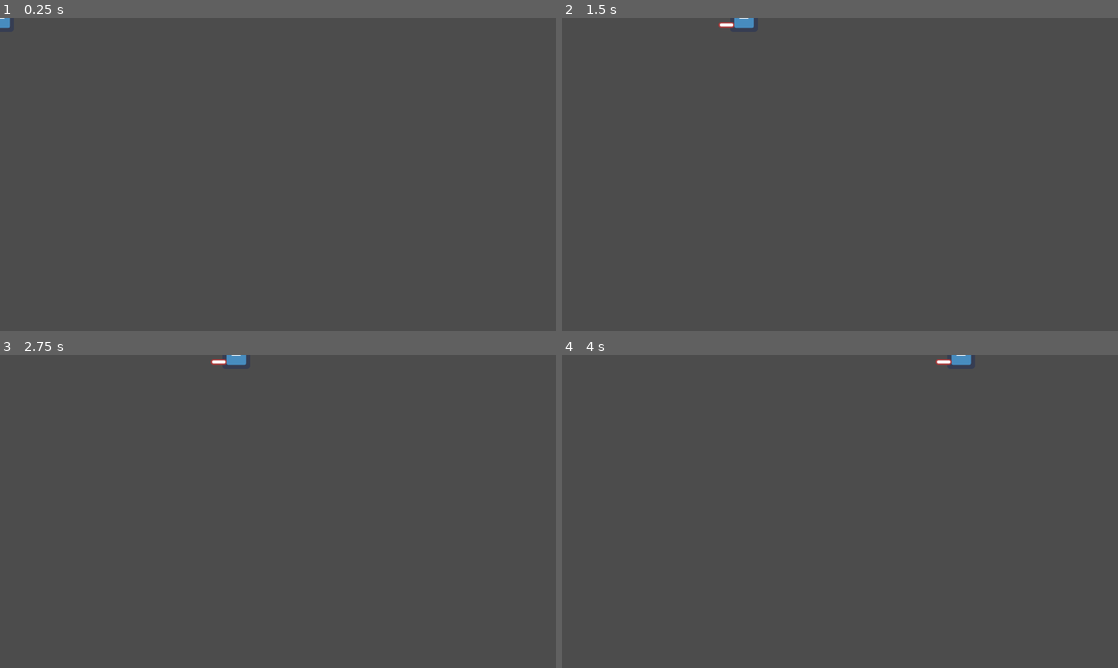
Above: before the commit, frames 1-4 (two rows, left to right).
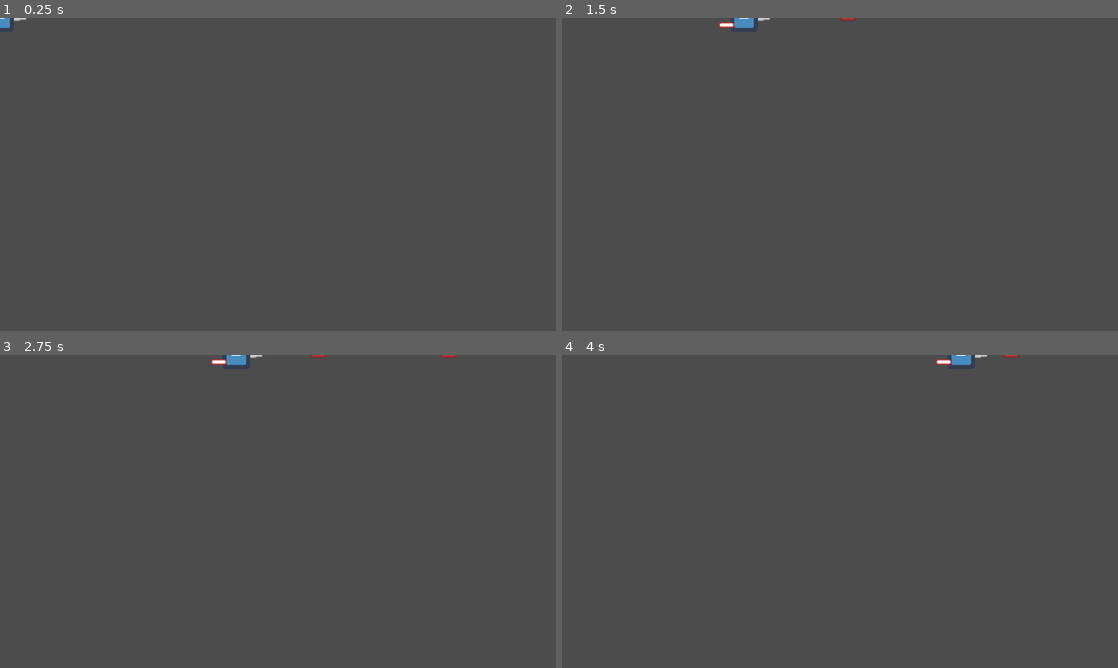
Above: after the commit, the same moments.

Repository: fguillen/FlyingCandies
Game: Godot game, scene res://Player.tscn
The game is run twice, just before and just after one commit, with the same random seed, the same clock (stepped at 60 frames per second) and the same inputs. This scene is started directly instead of the project's main scene. The engine's default icon, where the game draws it, is replaced by a stand-in: a white triangle on a blue panel in a dark square.
Inputs:
- Up to frame 1 (0.25 s): no input
- Up to frame 2 (1.5 s): tap Enter (ui_accept) at 0.5, 1.35 s; hold Enter (ui_accept) 0.53-1.28 s; hold Right (ui_right) from 0.53 s (still down)
- Up to frame 3 (2.75 s): tap Enter (ui_accept) at 1.52, 1.82 s; release Right (ui_right) at 2.03 s; hold Left (ui_left) from 2.03 s (still down); hold Enter (ui_accept) from 2.03 s (still down)
- Up to frame 4 (4 s): release Left (ui_left) at 2.78 s; release Enter (ui_accept) at 2.78 s; hold Right (ui_right) from 2.78 s (still down); tap Enter (ui_accept) at 2.85, 3.02, 3.32 s; hold Enter (ui_accept) from 3.53 s (still down)

The runs differ from the first frame. In frame 1, less than 0.1% of the frame differs, in the area x 2-5%, y 0-1%; in frame 2, less than 0.1%; in frame 3, less than 0.1%, in the area x 45-83%, y 0-1%; in frame 4, less than 0.1%.

Commit message:
Weapon management

Diff:
--- a/StateMachine/Character.gd
+++ b/Character/Character.gd
@@ -6,9 +6,11 @@
 export var input_manager_path := NodePath()
 export var movement_manager_path := NodePath()
 export var animation_player_path := NodePath()
+export var weapon_manager_path := NodePath()
 
 
 onready var input_manager: InputManager = get_node(input_manager_path)
 onready var movement_manager: MovementManager = get_node(movement_manager_path)
 onready var animation_player: AnimationPlayer = get_node(animation_player_path)
 onready var state_machine: StateMachine = get_node(state_machine_path)
+onready var weapon_manager: WeaponManager = get_node(weapon_manager_path)
--- a/StateMachine/InputManager.gd
+++ b/Character/InputManager.gd
@@ -8,6 +8,9 @@
 		Input.get_axis("ui_up", "ui_down")
 	)
 
-	result = result.clamped(1.0)
+	result = result.limit_length(1.0)
 
 	return result
+
+func is_attacking() -> bool:
+	return Input.is_action_pressed("ui_accept")
--- /dev/null
+++ b/Character/Projectile.gd
@@ -0,0 +1,2 @@
+class_name Projectile
+extends Node2D
--- a/StateMachine/StateIdle.gd
+++ b/Character/StateIdle.gd
@@ -5,12 +5,15 @@
 func enter(_msg := {}) -> void:
 	character.animation_player.play("Idle")
 
-func process(_delta: float) -> void:
+func physics_process(_delta: float) -> void:
 	character.movement_manager.direction = character.input_manager.get_move_direction()
 
 	if character.movement_manager.direction != Vector2.ZERO:
 		character.state_machine.transition_to("Move")
 		return
 
+	if character.input_manager.is_attacking():
+		character.weapon_manager.attack()
+
 	character.movement_manager.apply_friction()
 	character.movement_manager.velocity = character.move_and_slide(character.movement_manager.velocity)
--- a/StateMachine/StateMove.gd
+++ b/Character/StateMove.gd
@@ -12,6 +12,9 @@
 		character.state_machine.transition_to("Idle")
 		return
 
+	if character.input_manager.is_attacking():
+		character.weapon_manager.attack()
+
 	character.movement_manager.apply_friction()
 	character.movement_manager.apply_acceleration()
 
--- /dev/null
+++ b/Character/Weapon.gd
@@ -0,0 +1,27 @@
+class_name Weapon
+extends Node2D
+
+export(float) var reload_time: = 1.0
+
+var projectile_template
+var reloading: = false
+var reloading_timer: = Timer.new()
+
+func _ready():
+	add_child(reloading_timer)
+	reloading_timer.set_one_shot(true)
+	var _i = reloading_timer.connect("timeout", self, "_on_reloading_timer_timeout")
+
+func can_attack() -> bool:
+	return not reloading
+
+func attack() -> void:
+	reloading = true
+	reloading_timer.start(reload_time)
+
+	var projectile = projectile_template.instance()
+	get_tree().current_scene.add_child(projectile)
+	projectile.global_position = global_position
+
+func _on_reloading_timer_timeout():
+	reloading = false
--- /dev/null
+++ b/Character/WeaponManager.gd
@@ -0,0 +1,26 @@
+class_name WeaponManager
+extends Node2D
+
+var weapons: = []
+var actual_weapon:Weapon
+
+func _ready():
+	pass
+
+
+func add_weapon(weapon:Weapon) -> void:
+	if weapon.get_parent() != null:
+		weapon.get_parent().remove_child(weapon)
+
+	add_child(weapon)
+	weapon.global_position = global_position
+
+	weapons.append(weapon)
+	actual_weapon = weapon
+
+
+func attack() -> void:
+	print("WeaponManager.can_attack(): ", actual_weapon.can_attack())
+
+	if actual_weapon != null and actual_weapon.can_attack():
+		actual_weapon.attack()
--- a/Player.gd
+++ b/Player.gd
@@ -2,3 +2,9 @@
 extends Character
 
 onready var ship_engine: = $ShipEngine
+
+const WeaponDefault = preload("res://WeaponLaser.tscn")
+
+func _ready():
+	var weapon = WeaponDefault.instance()
+	weapon_manager.add_weapon(weapon)
--- a/Player.tscn
+++ b/Player.tscn
@@ -1,14 +1,15 @@
-[gd_scene load_steps=13 format=2]
+[gd_scene load_steps=14 format=2]
 
 [ext_resource path="res://icon.png" type="Texture" id=1]
-[ext_resource path="res://StateMachine/StateMachine.gd" type="Script" id=2]
-[ext_resource path="res://StateMachine/StateMove.gd" type="Script" id=3]
-[ext_resource path="res://StateMachine/StateIdle.gd" type="Script" id=4]
+[ext_resource path="res://Character/StateMachine.gd" type="Script" id=2]
+[ext_resource path="res://Character/StateMove.gd" type="Script" id=3]
+[ext_resource path="res://Character/StateIdle.gd" type="Script" id=4]
 [ext_resource path="res://Player.gd" type="Script" id=5]
-[ext_resource path="res://StateMachine/InputManager.gd" type="Script" id=6]
-[ext_resource path="res://StateMachine/MovemementManager.gd" type="Script" id=7]
+[ext_resource path="res://Character/InputManager.gd" type="Script" id=6]
+[ext_resource path="res://Character/MovemementManager.gd" type="Script" id=7]
 [ext_resource path="res://ShipEngine.gd" type="Script" id=8]
 [ext_resource path="res://Assets/laserRed04.png" type="Texture" id=9]
+[ext_resource path="res://Character/WeaponManager.gd" type="Script" id=10]
 
 [sub_resource type="RectangleShape2D" id=1]
 
@@ -49,11 +50,13 @@
 }
 
 [node name="Player" type="KinematicBody2D"]
+rotation = -0.00127678
 script = ExtResource( 5 )
 state_machine_path = NodePath("StateMachine")
 input_manager_path = NodePath("InputManager")
 movement_manager_path = NodePath("MovementManager")
 animation_player_path = NodePath("AnimationPlayer")
+weapon_manager_path = NodePath("WeaponManager")
 
 [node name="InputManager" type="Node" parent="."]
 script = ExtResource( 6 )
@@ -62,6 +65,10 @@
 script = ExtResource( 7 )
 FRICTION_DELTA = 40.0
 ACCELERATION_DELTA = 40.0
+
+[node name="WeaponManager" type="Node2D" parent="."]
+position = Vector2( 40, 0.051 )
+script = ExtResource( 10 )
 
 [node name="StateMachine" type="Node" parent="."]
 script = ExtResource( 2 )
--- /dev/null
+++ b/ProjectileLaser.gd
@@ -0,0 +1,11 @@
+class_name ProjectileLaser
+extends Projectile
+
+var direction: = Vector2.RIGHT
+var speed: = 1500.0
+
+func _ready():
+	pass
+
+func _process(delta):
+	global_position = global_position + (direction * speed * delta)
--- /dev/null
+++ b/ProjectileLaser.tscn
@@ -0,0 +1,11 @@
+[gd_scene load_steps=3 format=2]
+
+[ext_resource path="res://Assets/laserRed02.png" type="Texture" id=1]
+[ext_resource path="res://ProjectileLaser.gd" type="Script" id=2]
+
+[node name="ProjectileLaser" type="Node2D"]
+script = ExtResource( 2 )
+
+[node name="Sprite" type="Sprite" parent="."]
+rotation = 1.5708
+texture = ExtResource( 1 )
--- /dev/null
+++ b/SpaceShooterScene.tscn
@@ -0,0 +1,8 @@
+[gd_scene load_steps=2 format=2]
+
+[ext_resource path="res://Player.tscn" type="PackedScene" id=1]
+
+[node name="SpaceShooterScene" type="Node2D"]
+
+[node name="Player" parent="." instance=ExtResource( 1 )]
+position = Vector2( 216, 208 )
--- /dev/null
+++ b/WeaponLaser.gd
@@ -0,0 +1,7 @@
+class_name WeaponLaser
+extends Weapon
+
+const ProjectileLaser = preload("res://ProjectileLaser.tscn")
+
+func _ready():
+	projectile_template = ProjectileLaser
--- /dev/null
+++ b/WeaponLaser.tscn
@@ -0,0 +1,12 @@
+[gd_scene load_steps=3 format=2]
+
+[ext_resource path="res://Assets/gun07.png" type="Texture" id=1]
+[ext_resource path="res://WeaponLaser.gd" type="Script" id=2]
+
+[node name="WeaponLaser" type="Node2D"]
+script = ExtResource( 2 )
+reload_time = 0.2
+
+[node name="Sprite" type="Sprite" parent="."]
+rotation = 1.5708
+texture = ExtResource( 1 )
--- a/project.godot
+++ b/project.godot
@@ -12,7 +12,7 @@
 "base": "KinematicBody2D",
 "class": "Character",
 "language": "GDScript",
-"path": "res://StateMachine/Character.gd"
+"path": "res://Character/Character.gd"
 }, {
 "base": "KinematicBody2D",
 "class": "Cupcake",
@@ -22,17 +22,27 @@
 "base": "Node",
 "class": "InputManager",
 "language": "GDScript",
-"path": "res://StateMachine/InputManager.gd"
+"path": "res://Character/InputManager.gd"
 }, {
 "base": "Node",
 "class": "MovementManager",
 "language": "GDScript",
-"path": "res://StateMachine/MovemementManager.gd"
+"path": "res://Character/MovemementManager.gd"
 }, {
 "base": "Character",
 "class": "Player",
 "language": "GDScript",
 "path": "res://Player.gd"
+}, {
+"base": "Node2D",
+"class": "Projectile",
+"language": "GDScript",
+"path": "res://Character/Projectile.gd"
+}, {
+"base": "Projectile",
+"class": "ProjectileLaser",
+"language": "GDScript",
+"path": "res://ProjectileLaser.gd"
 }, {
 "base": "Node2D",
 "class": "ShipEngine",
@@ -42,22 +52,37 @@
 "base": "Node",
 "class": "State",
 "language": "GDScript",
-"path": "res://StateMachine/State.gd"
+"path": "res://Character/State.gd"
 }, {
 "base": "State",
 "class": "StateIdle",
 "language": "GDScript",
-"path": "res://StateMachine/StateIdle.gd"
+"path": "res://Character/StateIdle.gd"
 }, {
 "base": "Node",
 "class": "StateMachine",
 "language": "GDScript",
-"path": "res://StateMachine/StateMachine.gd"
+"path": "res://Character/StateMachine.gd"
 }, {
 "base": "State",
 "class": "StateMove",
 "language": "GDScript",
-"path": "res://StateMachine/StateMove.gd"
+"path": "res://Character/StateMove.gd"
+}, {
+"base": "Node2D",
+"class": "Weapon",
+"language": "GDScript",
+"path": "res://Character/Weapon.gd"
+}, {
+"base": "Weapon",
+"class": "WeaponLaser",
+"language": "GDScript",
+"path": "res://WeaponLaser.gd"
+}, {
+"base": "Node2D",
+"class": "WeaponManager",
+"language": "GDScript",
+"path": "res://Character/WeaponManager.gd"
 } ]
 _global_script_class_icons={
 "Character": "",
@@ -65,11 +90,16 @@
 "InputManager": "",
 "MovementManager": "",
 "Player": "",
+"Projectile": "",
+"ProjectileLaser": "",
 "ShipEngine": "",
 "State": "",
 "StateIdle": "",
 "StateMachine": "",
-"StateMove": ""
+"StateMove": "",
+"Weapon": "",
+"WeaponLaser": "",
+"WeaponManager": ""
 }
 
 [application]
Binary file added: Assets/gun07.png
Not shown, added: Assets/gun07.png.import
Binary file added: Assets/laserRed02.png
Not shown, added: Assets/laserRed02.png.import
Renamed: StateMachine/MovemementManager.gd -> Character/MovemementManager.gd
Renamed: StateMachine/State.gd -> Character/State.gd
Renamed: StateMachine/StateMachine.gd -> Character/StateMachine.gd
